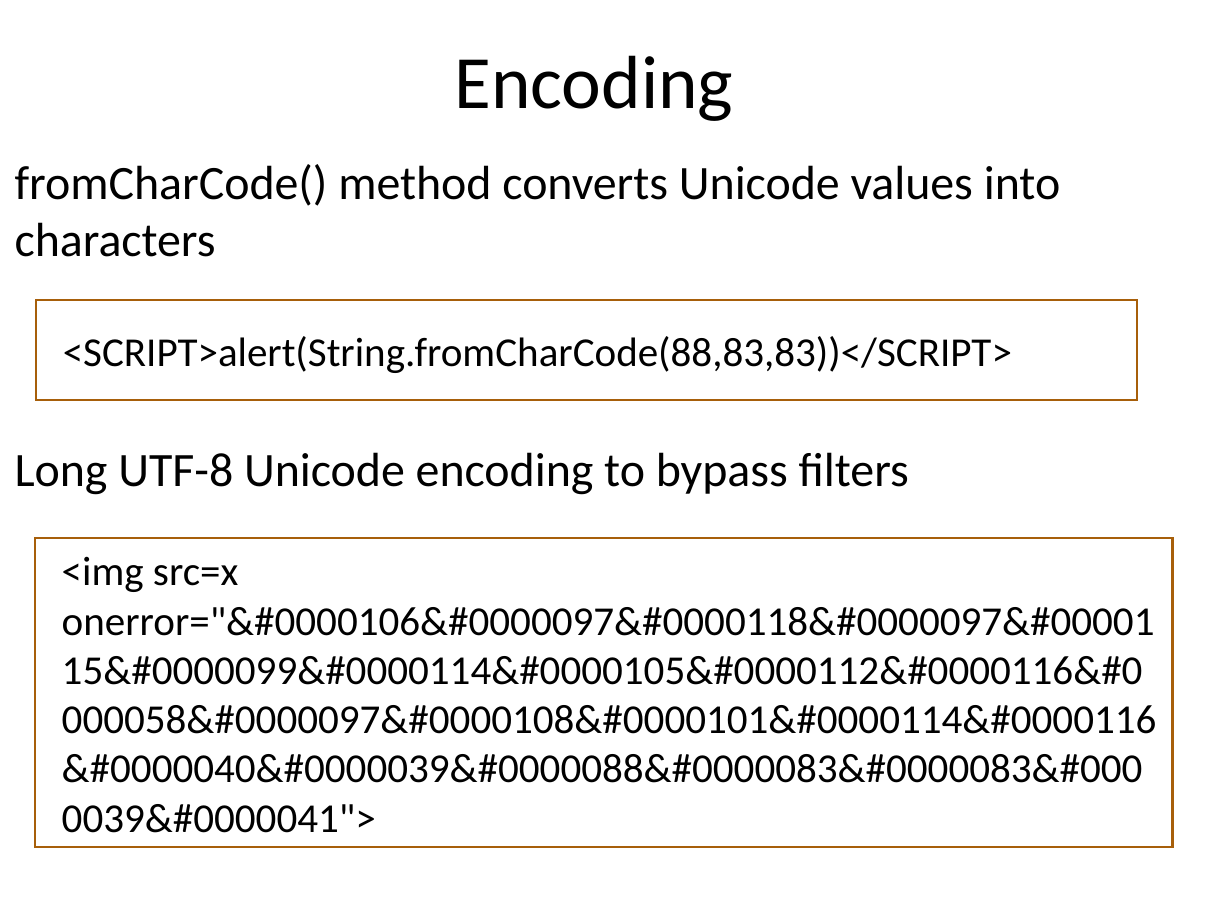
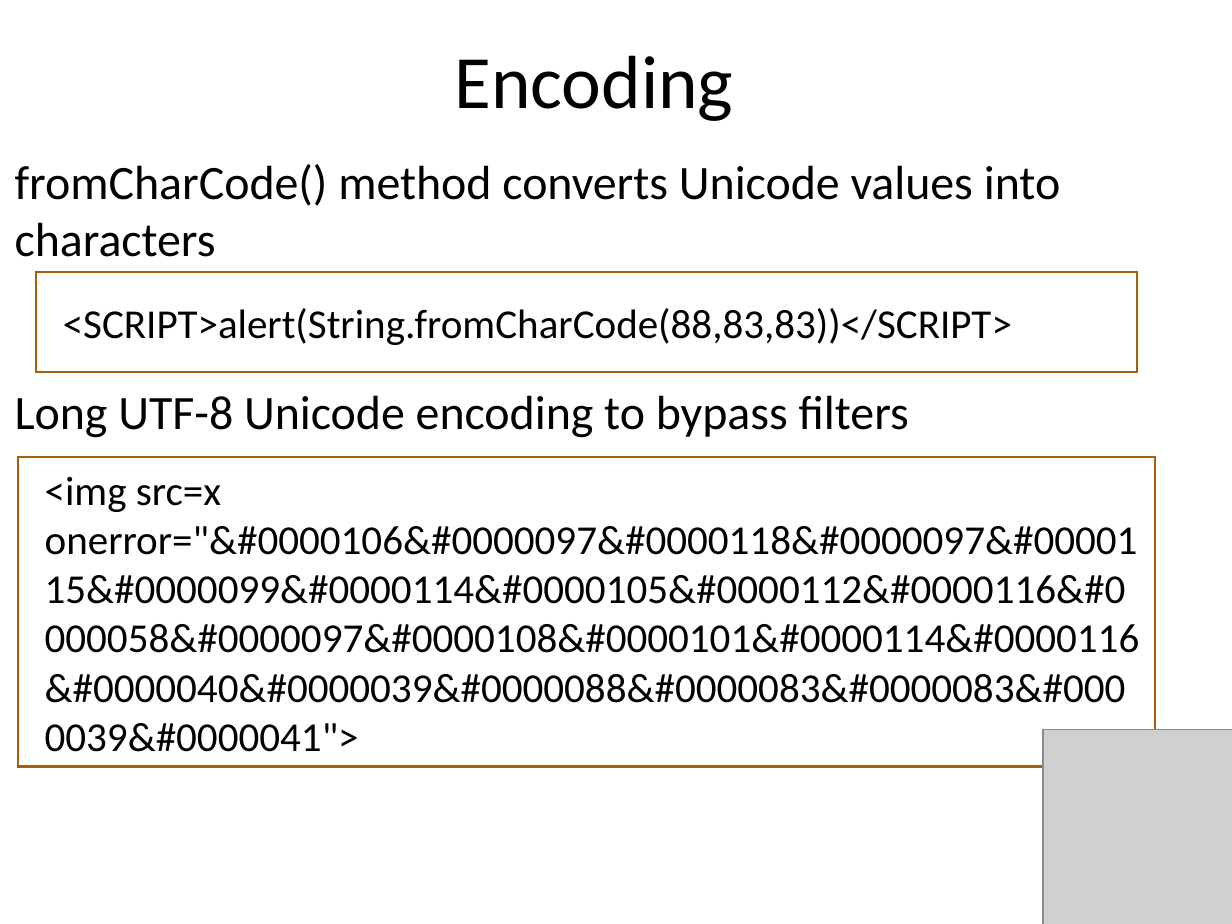
Before and after one commit to snoopysecurity/Public, a slide deck: slide 29 of Presentations/SHU Hacksoc/xss primer- snoopy security (2).ppt. Drawn at 1232x924 pixels with LibreOffice and Linux fonts; fonts in the diff are those of the drawing; grey boxes stand for pictures; background and template pictures are left out. Boxes give left, top, right and bottom in pixels: in the first picture for what was removed or moved away, otherwise in the second. Text is boxed around its words. In the diff, an @@ line names an element or a change of style, - is before the commit and + after.

```diff
--- a/Presentations/SHU Hacksoc/xss primer- snoopy security (2).ppt
+++ b/Presentations/SHU Hacksoc/xss primer- snoopy security (2).ppt
@@ text "fromCharCode() method converts Unicode values ..." rewrapped from box(15, 164, 1060, 495) to box(15, 164, 1060, 438) @@
@@ rectangle "<SCRIPT>alert(String.fromCharCode(88,83,83))</SCRIPT>": place and size @@
-rectangle "<SCRIPT>alert(String.fromCharCode(88,83,83))</SCRIPT>" at box(36, 301, 1137, 400)
+rectangle "<SCRIPT>alert(String.fromCharCode(88,83,83))</SCRIPT>" at box(36, 272, 1137, 372)
@@ rectangle "<img src=x onerror="&#0000106&#0000097&#0000118&#0000097&#00 ...": place and size @@
-rectangle "<img src=x onerror="&#0000106&#0000097&#0000118&#0000097&#00 ..." at box(34, 538, 1172, 848)
+rectangle "<img src=x onerror="&#0000106&#0000097&#0000118&#0000097&#00 ..." at box(18, 457, 1156, 766)
@@ picture added at box(1044, 729, 1232, 924) @@
```
Also in this commit, not shown: 36 other slides changed.
